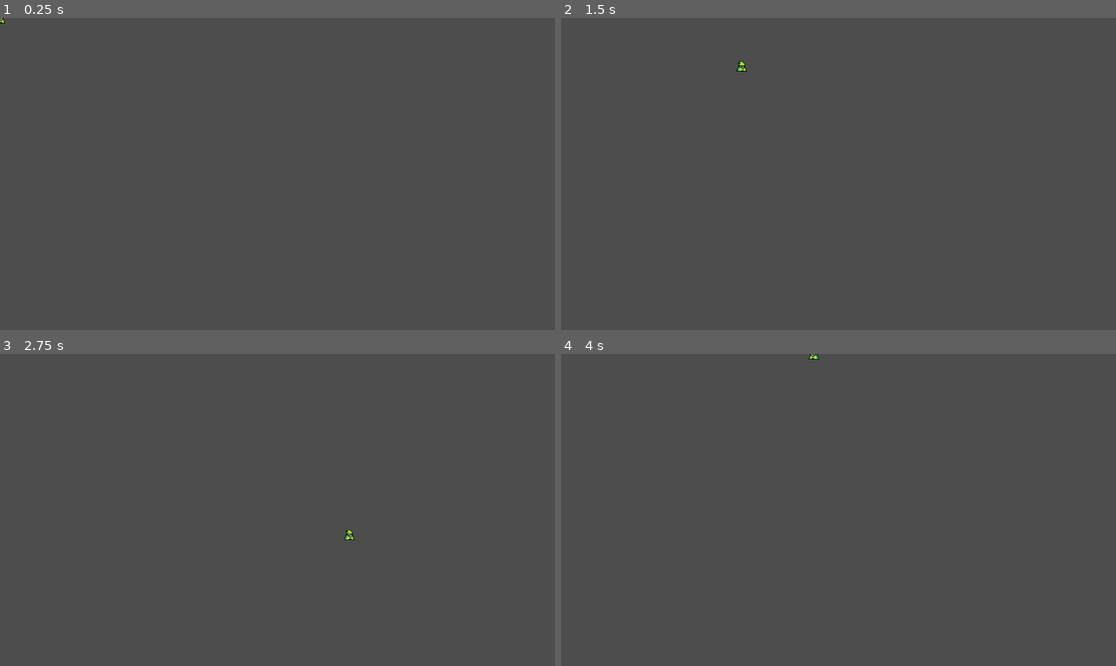
Above: before the commit, frames 1-4 (two rows, left to right).
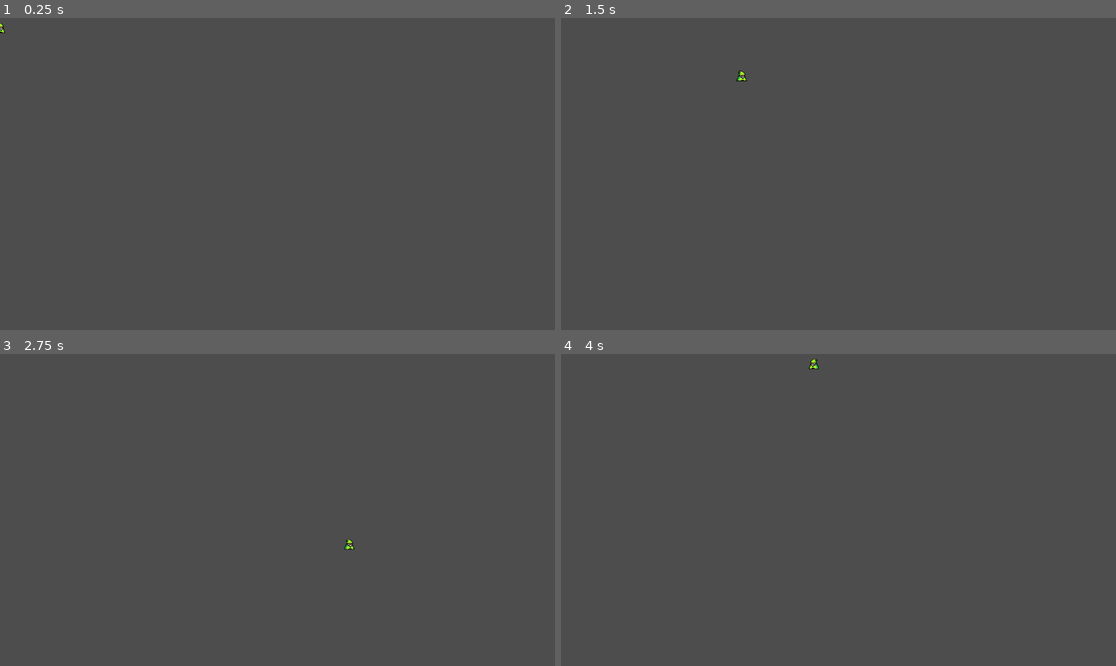
Above: after the commit, the same moments.

Repository: SebastianSaavedra/Tavern_Jam
Game: Godot game, scene res://Scenes/Arena.tscn
Two runs of this game, one before a commit and one after it. Both use one fixed random seed, a clock stepped at 60 frames per second and the inputs below. This scene is started directly instead of the project's main scene.
Inputs:
- Up to frame 1 (0.25 s): no input
- Up to frame 2 (1.5 s): tap Enter at 0.5 s; hold D (Right) 0.53-1.28 s; hold S (Down) from 1.28 s (still down)
- Up to frame 3 (2.75 s): release S (Down) at 2.03 s; hold D (Right) from 2.03 s (still down)
- Up to frame 4 (4 s): release D (Right) at 2.78 s; hold W (Up) 2.78-3.53 s; hold A (Left) from 3.53 s (still down)

The runs differ from the first frame. In frame 1, less than 0.1% of the frame differs, in the area x 0-2%, y 0-5%; in frame 2, less than 0.1%; in frame 3, less than 0.1%, in the area x 61-64%, y 56-63%; in frame 4, less than 0.1%.

Commit message:
Mov Basico Mejor
Colision lista

Diff:
--- a/Scenes/Arena.tscn
+++ b/Scenes/Arena.tscn
@@ -1,7 +1,16 @@
-[gd_scene load_steps=2 format=3 uid="uid://cftxyvgk6ikr8"]
+[gd_scene load_steps=3 format=3 uid="uid://cftxyvgk6ikr8"]
 
 [ext_resource type="PackedScene" uid="uid://bvx4o8wbjcsgn" path="res://Scenes/TestGnome.tscn" id="1_5ynyk"]
+
+[sub_resource type="RectangleShape2D" id="RectangleShape2D_pci1s"]
 
 [node name="Arena" type="Node2D"]
 
 [node name="TestGnome" parent="." instance=ExtResource("1_5ynyk")]
+
+[node name="Border" type="Node2D" parent="."]
+
+[node name="StaticBody2D" type="StaticBody2D" parent="Border"]
+
+[node name="CollisionShape2D" type="CollisionShape2D" parent="Border/StaticBody2D"]
+shape = SubResource("RectangleShape2D_pci1s")
--- a/Scenes/TestGnome.gd
+++ b/Scenes/TestGnome.gd
@@ -1,4 +1,4 @@
-extends Node2D
+extends CharacterBody2D
 
 @export var speed := 500
 
@@ -13,7 +13,8 @@
 func _process(delta):
 	#Input direction to movement
 	var direction = Input.get_vector("Left", "Right", "Up", "Down")
-	position += direction * speed * delta
+	velocity = direction * speed
+	move_and_slide()
 
 	# Sprite Flip
 	if direction.x <= -0.15:
--- a/Scenes/TestGnome.tscn
+++ b/Scenes/TestGnome.tscn
@@ -1,10 +1,17 @@
-[gd_scene load_steps=3 format=3 uid="uid://bvx4o8wbjcsgn"]
+[gd_scene load_steps=4 format=3 uid="uid://bvx4o8wbjcsgn"]
 
 [ext_resource type="Texture2D" uid="uid://ccdudooffqhjj" path="res://Assets/Test/gnome.png" id="1_mjxs2"]
 [ext_resource type="Script" path="res://Scenes/TestGnome.gd" id="1_u20j3"]
 
-[node name="TestGnome" type="Node2D"]
+[sub_resource type="RectangleShape2D" id="RectangleShape2D_1qsju"]
+size = Vector2(22, 21)
+
+[node name="TestGnome" type="CharacterBody2D"]
 script = ExtResource("1_u20j3")
 
 [node name="TestGnomeImage" type="Sprite2D" parent="."]
 texture = ExtResource("1_mjxs2")
+
+[node name="CollisionShape2D" type="CollisionShape2D" parent="."]
+position = Vector2(0, 0.5)
+shape = SubResource("RectangleShape2D_1qsju")
